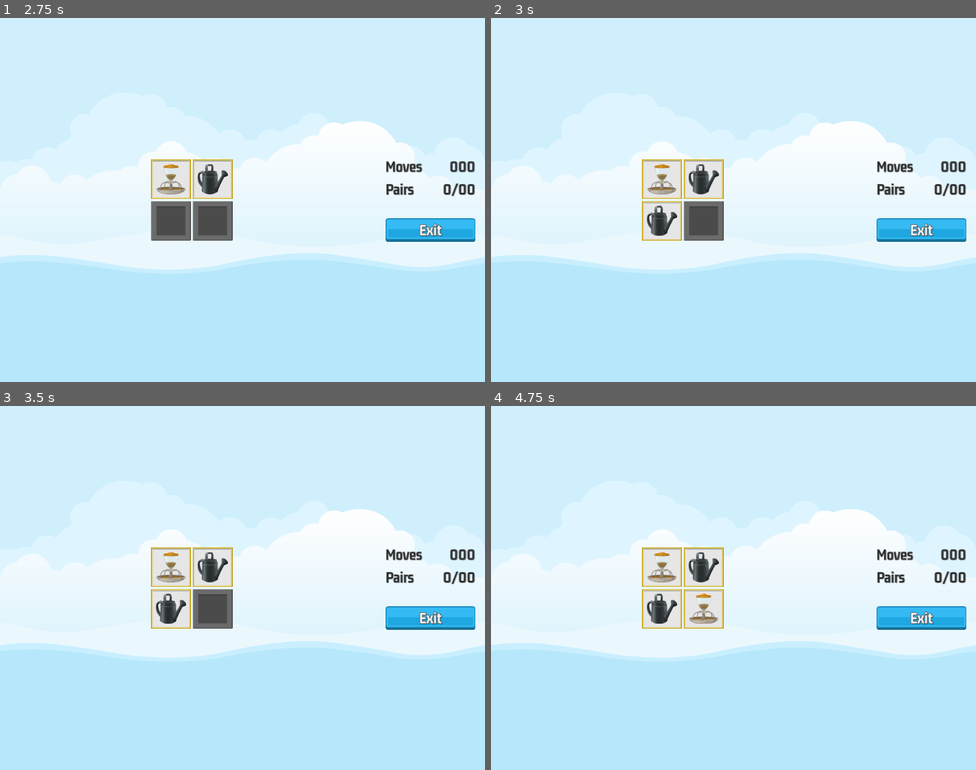
Above: before the commit, frames 1-4 (two rows, left to right).
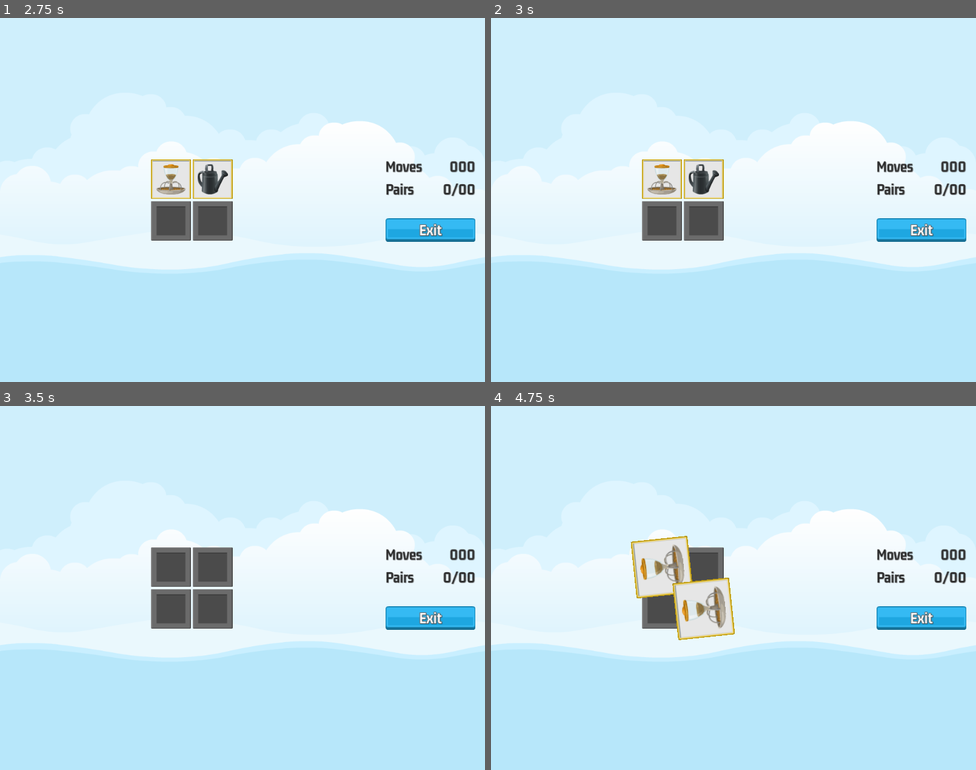
Above: after the commit, the same moments.

Repository: ArthurNvs/MemoryMadness
Game: Godot game, scene res://master_screen/master_screen.tscn
Two runs of this game, one before a commit and one after it. Both use one fixed random seed, a clock stepped at 60 frames per second and the inputs below.
Inputs (mouse positions are in pixels of both pictures, inside the frame that each line leads up to):
- Up to frame 1 (2.75 s): click "2x2" at 0.5 s; click (169, 178) at 1.25 s; click (213, 178) at 2.02 s
- Up to frame 2 (3 s): click (660, 221) at 2.77 s
- Up to frame 3 (3.5 s): no input
- Up to frame 4 (4.75 s): click (704, 609) at 3.52 s; click (660, 566) at 4.25 s

Frame 1 is identical in both runs. In frame 2, 0.8% of the frame differs, in the area x 31-40%, y 50-62%; in frame 3, 2.4%; in frame 4, 3.1%, in the area x 28-51%, y 35-65%.

Commit message:
adds tiles compare logic

Diff:
--- a/game_screen/game_screen.gd
+++ b/game_screen/game_screen.gd
@@ -1,8 +1,6 @@
 extends Control
 
-
 @export var memory_tile_scene: PackedScene
-
 
 @onready var sound = $Sound
 @onready var tile_container = $HBoxContainer/MarginContainer/TileContainer
--- a/memory_tile/memory_tile.gd
+++ b/memory_tile/memory_tile.gd
@@ -2,24 +2,21 @@
 
 class_name MemoryTile
 
-
 @onready var frame_image = $FrameImage
 @onready var item_image = $ItemImage
-
 
 var _item_name: String
 var _can_select_me: bool = true
 
 
-# Called when the node enters the scene tree for the first time.
 func _ready():
 	SignalManager.on_selection_disabled.connect(on_selection_disabled)
 	SignalManager.on_selection_enabled.connect(on_selection_enabled)
 
 
-func reveal(r: bool) -> void:
-	frame_image.visible = r
-	item_image.visible = r
+func reveal(rvl: bool) -> void:
+	frame_image.visible = rvl
+	item_image.visible = rvl
 
 
 func get_item_name() -> String:
@@ -33,6 +30,18 @@
 	reveal(false)
 
 
+func disable_on_success() -> void:
+	z_index = 1
+	var tween = get_tree().create_tween()
+	tween.set_parallel(true)
+	tween.tween_property(self, "disabled", true, 0)
+	tween.tween_property(self, "rotation", deg_to_rad(720), 0.5)
+	tween.tween_property(self, "scale", Vector2(1.5, 1.5), 0.5)
+	tween.set_parallel(false)
+	tween.tween_interval(0.6)
+	tween.tween_property(self, "scale", Vector2(0, 0), 0)
+
+
 func on_selection_disabled() -> void:
 	_can_select_me = false
 
--- a/scorer/scorer.gd
+++ b/scorer/scorer.gd
@@ -1,24 +1,20 @@
 extends Node
 
+class_name Scorer
 
 @onready var sound = $Sound
 @onready var reveal_timer = $RevealTimer
 
-var _tiles: Array = []
+
 var _selections: Array = []
 var _target_pairs: int = 0
 var _moves_made: int = 0
 var _pairs_made: int = 0
 
 
-# Called when the node enters the scene tree for the first time.
 func _ready():
 	SignalManager.on_tile_selected.connect(on_tile_selected)
-
-
-# Called every frame. 'delta' is the elapsed time since the previous frame.
-func _process(delta):
-	pass
+	SignalManager.on_game_exit_pressed.connect(on_game_exit_pressed)
 
 
 func clear_new_game(target_pairs: int) -> void:
@@ -26,18 +22,64 @@
 	_pairs_made = 0
 	_moves_made = 0
 	_target_pairs = target_pairs
-	_tiles = get_tree().get_nodes_in_group(GameManager.GROUP_TILE)
 
 
-func check_pair_made() -> void:
+func get_moves_made() -> String:
+	return str(_moves_made)
+
+
+func get_pairs_made() -> String:
+	return "%s / %s" % [_pairs_made, _target_pairs]
+
+
+func selections_are_pair() -> bool:
+	var is_same_id = _selections[0].get_instance_id() != _selections[1].get_instance_id()
+	var is_same_name = _selections[0].get_item_name() == _selections[1].get_item_name()
+	return is_same_id and is_same_name
+
+
+func disable_tiles() -> void:
+	for tile in _selections:
+		tile.disable_on_success()
+		_pairs_made += 1
+		SoundManager.play_sound(sound, SoundManager.SOUND_SUCCESS)
+
+
+func update_selections() -> void:
+	reveal_timer.start()
+	if selections_are_pair() == true:
+		disable_tiles()
+
+
+func hide_selections() -> void:
+	for s in _selections:
+		s.reveal(false)
+
+
+func handle_memory_tile(tile: MemoryTile) -> void:
+	tile.reveal(true)
+	_selections.append(tile)
+
 	if _selections.size() != 2:
 		return
 
 	SignalManager.on_selection_disabled.emit()
 	_moves_made += 1
 
+	update_selections()
+
+
 func on_tile_selected(tile: MemoryTile) -> void:
 	SoundManager.play_tile_click(sound)
-	tile.reveal(true)
-	_selections.append(tile)
-	pass
+	handle_memory_tile(tile)
+
+
+func _on_reveal_timer_timeout():
+	if selections_are_pair() == false:
+		hide_selections()
+	_selections.clear()
+	SignalManager.on_selection_enabled.emit()
+
+
+func on_game_exit_pressed() -> void:
+	reveal_timer.stop()
--- a/scorer/scorer.tscn
+++ b/scorer/scorer.tscn
@@ -10,3 +10,5 @@
 [node name="RevealTimer" type="Timer" parent="."]
 wait_time = 1.2
 one_shot = true
+
+[connection signal="timeout" from="RevealTimer" to="." method="_on_reveal_timer_timeout"]
--- a/singletons/game_manager.gd
+++ b/singletons/game_manager.gd
@@ -1,8 +1,6 @@
 extends Node
 
-
 const GROUP_TILE: String = "tile"
-
 
 const LEVELS: Dictionary = {
 	1: { "rows": 2, "cols": 2 },
--- a/singletons/sound_manager.gd
+++ b/singletons/sound_manager.gd
@@ -1,5 +1,4 @@
 extends Node
-
 
 const SOUND_MAIN_MENU = "main"
 const SOUND_IN_GAME = "ingame"
@@ -7,7 +6,6 @@
 const SOUND_GAME_OVER = "gameover"
 const SOUND_SELECT_TILE = "tile"
 const SOUND_SELECT_BUTTON = "button"
-
 
 const SOUNDS = {
 	SOUND_MAIN_MENU: preload("res://assets/sounds/bgm_action_3.mp3"),
